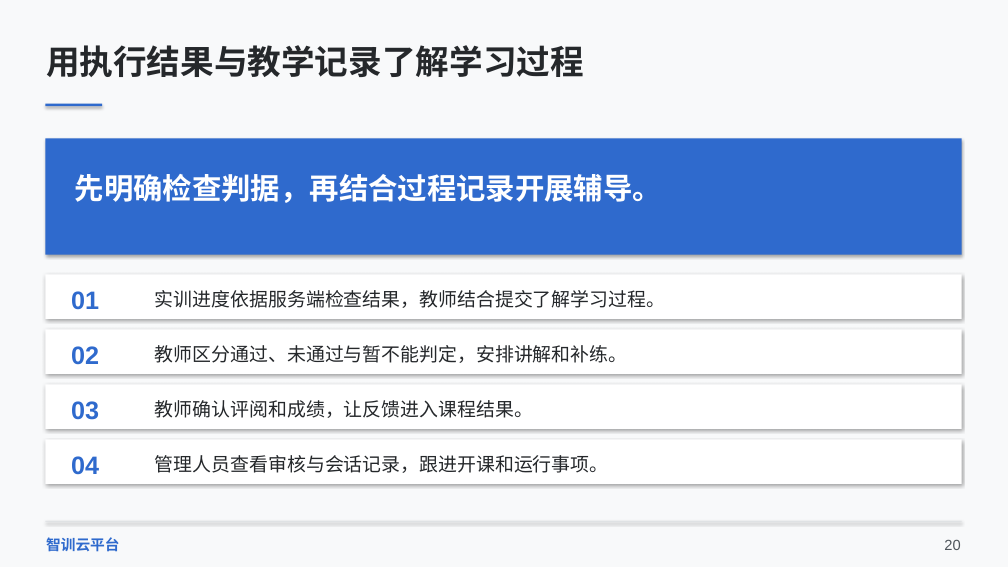
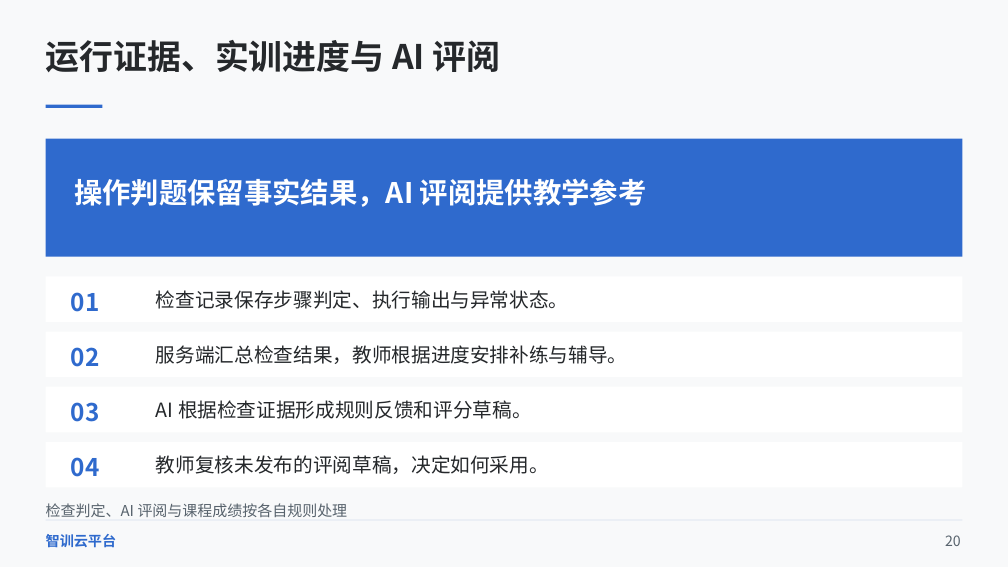
Before and after one commit to throwOctober/zhixun-cloud-showcase, a slide deck: slide 20 of project-overview.pptx. Drawn at 1008x567 pixels with LibreOffice and Linux fonts; fonts in the diff are those of the drawing. Boxes give left, top, right and bottom in pixels: in the first picture for what was removed or moved away, otherwise in the second. Text is boxed around its words. In the diff, an @@ line names an element or a change of style, - is before the commit and + after.

```diff
--- a/project-overview.pptx
+++ b/project-overview.pptx
@@ text at (46,40,501,72): text changed; size 32 to 32.2 pt; font Arial to Noto Sans CJK SC @@
-用执行结果与教学记录了解学习过程
+运行证据、实训进度与 AI 评阅
@@ shadow off in 5 elements at (45,105,102,108), (45,332,962,377), (45,277,962,322), (45,386,962,432), (45,138,962,256) @@
@@ vertical alignment middle to top in 4 elements at (156,345,628,364), (156,400,532,419), (156,290,569,309), (74,178,647,207) @@
@@ text at (74,178,647,207): text changed; size 18 to 27 pt; font Arial to Noto Sans CJK SC; text colour #25282B to #FFFFFF; bold on @@
-实训进度依据服务端检查结果，教师结合提交了解学习过程。
+操作判题保留事实结果，AI 评阅提供教学参考
@@ text removed at (75,174,662,203) @@
-先明确检查判据，再结合过程记录开展辅导。
@@ rectangle: place and size @@
-rectangle at (45,330,962,374)
+rectangle at (45,277,962,322)
@@ rectangle removed at (45,274,962,319) @@
@@ text at (156,290,569,309): text changed; size 18 to 18.8 pt; font Arial to Noto Sans CJK SC @@
-教师区分通过、未通过与暂不能判定，安排讲解和补练。
+检查记录保存步骤判定、执行输出与异常状态。
@@ rectangle: place and size @@
-rectangle at (45,384,962,429)
+rectangle at (45,332,962,377)
@@ text at (156,345,628,364): text changed; size 18 to 18.8 pt; font Arial to Noto Sans CJK SC @@
-教师确认评阅和成绩，让反馈进入课程结果。
+服务端汇总检查结果，教师根据进度安排补练与辅导。
@@ rectangle: place and size @@
-rectangle at (45,439,962,484)
+rectangle at (45,386,962,432)
@@ text at (156,400,532,419): text changed; size 18 to 18.8 pt; font Arial to Noto Sans CJK SC @@
-管理人员查看审核与会话记录，跟进开课和运行事项。
+AI 根据检查证据形成规则反馈和评分草稿。
@@ rectangle: place and size @@
-rectangle at (45,521,962,522)
+rectangle at (45,442,962,487)
@@ rectangle at (45,442,962,487): fill #DBDEE1 to #FFFFFF; shadow off @@
@@ size 24 to 23.2 pt, font Arial to Noto Sans CJK SC; line spacing 1.1 to 1; vertical alignment middle to top in 4 elements at (71,347,100,367), (71,292,100,312), (71,402,100,422), (71,457,100,477) @@
@@ text added at (156,455,549,474), 18.8 pt, text #25282B @@
+教师复核未发布的评阅草稿，决定如何采用。
@@ text added at (46,503,348,517), 14.2 pt, text #58636D @@
+检查判定、AI 评阅与课程成绩按各自规则处理
@@ text "智训云平台" at (46,534,117,548): size 14 to 13.5 pt, font Arial to Noto Sans CJK SC; line spacing 1.18 to 1 @@
@@ rectangle added at (45,520,962,521), fill #D5DFEC @@
@@ text "20" at (945,535,961,546): size 14 to 13.5 pt, font Arial to Noto Sans CJK SC, text colour #4E555B to #58636D; line spacing 1.18 to 1 @@
```
Also in this commit, not shown: 5 other slides changed, 3 other files.
